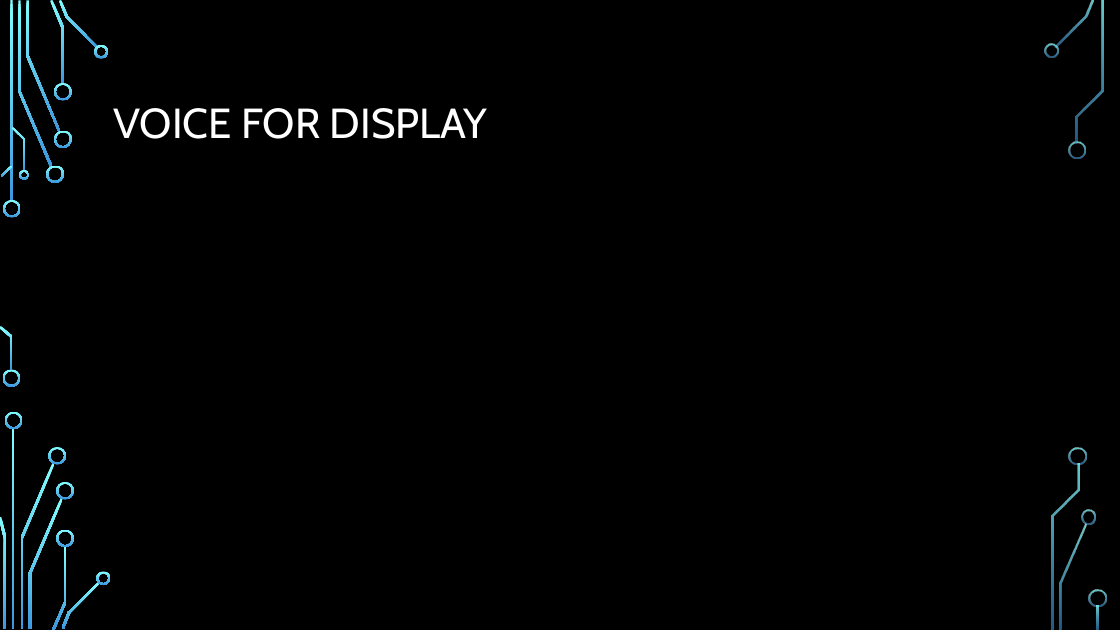
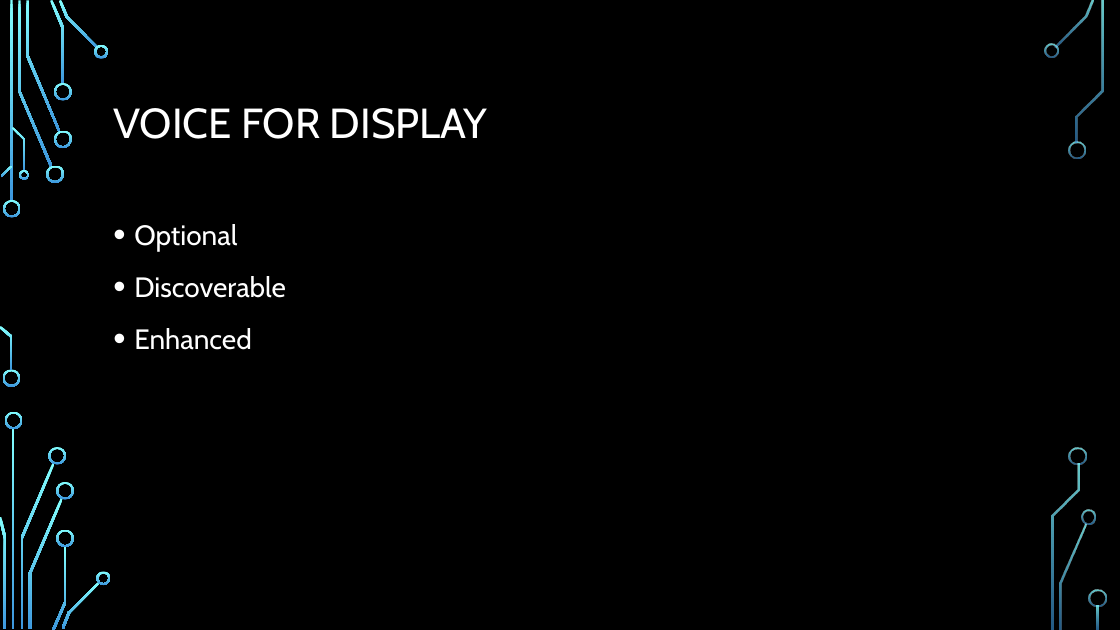
Before and after one commit to stoiveyp/DDDWales2018, a slide deck: slide 4 of Presentation/VoiceAndMore.pptx (slide 3 before the commit). Drawn at 1120x630 pixels with LibreOffice and Linux fonts; fonts in the diff are those of the drawing; background and template pictures are left out. Boxes give left, top, right and bottom in pixels: in the first picture for what was removed or moved away, otherwise in the second. Text is boxed around its words. In the diff, an @@ line names an element or a change of style, - is before the commit and + after.

```diff
--- a/Presentation/VoiceAndMore.pptx
+++ b/Presentation/VoiceAndMore.pptx
@@ text added at (134,224,286,350), 24 pt, text #FFFFFF @@
+• Optional
+• Discoverable
+• Enhanced
```
Also in this commit, not shown: 2 other slides changed, 5 slides added, 2 slides removed.
